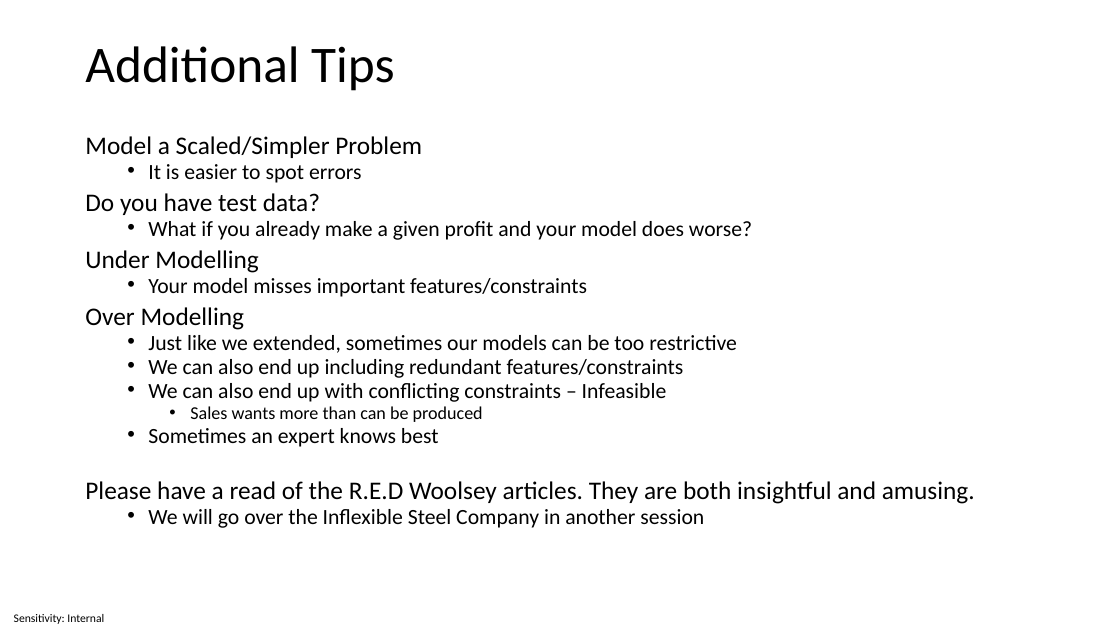
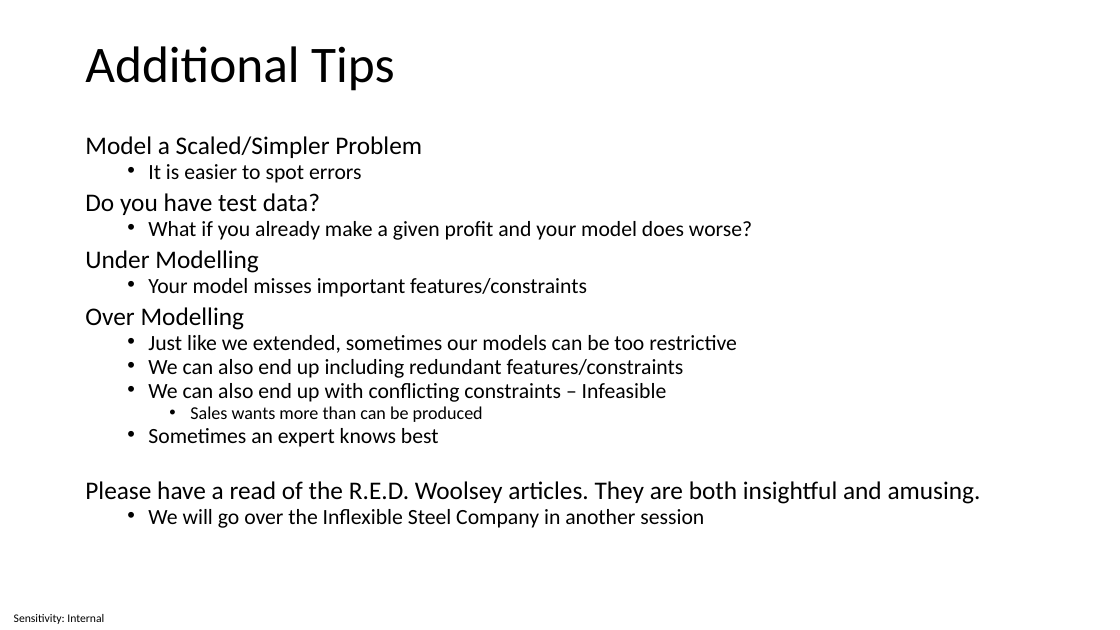
Before and after one commit to invariantum/operational_research, a slide deck: slide 27 of content/Lectures/Semester 1/Week 04 - Mathematical Programming - Modelling/5 Source Files/Week 4 - Mathematical Programming - Modelling.pptx. Drawn at 1120x630 pixels with LibreOffice and Linux fonts; fonts in the diff are those of the drawing. Boxes give left, top, right and bottom in pixels: in the first picture for what was removed or moved away, otherwise in the second. Text is boxed around its words. In the diff, an @@ line names an element or a change of style, - is before the commit and + after.

```diff
--- a/content/Lectures/Semester 1/Week 04 - Mathematical Programming - Modelling/5 Source Files/Week 4 - Mathematical Programming - Modelling.pptx
+++ b/content/Lectures/Semester 1/Week 04 - Mathematical Programming - Modelling/5 Source Files/Week 4 - Mathematical Programming - Modelling.pptx
@@ text at box(85, 481, 981, 504): text changed @@
-Please have a read of the R.E.D Woolsey articles. They are both insightful and amusing.
+Please have a read of the R.E.D. Woolsey articles. They are both insightful and amusing.
```
Also in this commit, not shown: 5 other slides changed, 11 other files.
